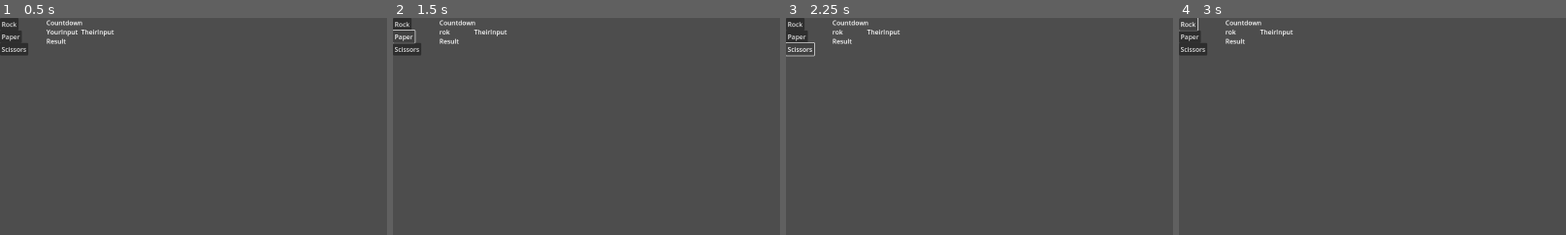
Above: before the commit, frames 1-4 (left to right).
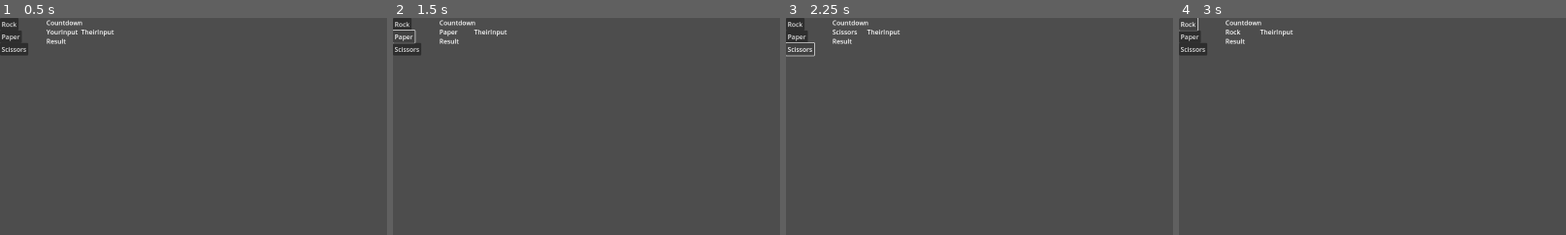
Above: after the commit, the same moments.

Repository: wfay42/corruption-clicker
Game: Godot game, scene res://rock_paper_scissors.tscn
Two runs of this game, one before a commit and one after it. Both use one fixed random seed, a clock stepped at 60 frames per second and the inputs below. The project has no main scene, so this scene is started directly.
Inputs:
- Up to frame 1 (0.5 s): no input
- Up to frame 2 (1.5 s): click "Rock" at 0.5 s; click "Paper" at 1.25 s
- Up to frame 3 (2.25 s): click "Scissors" at 2 s
- Up to frame 4 (3 s): click "Rock" at 2.75 s
The pictures show only the part of the screen within x 0-50%, y 0-50%; the shares and areas given below are measured in that part.

Frame 1 is identical in both runs. In frame 2, less than 0.1% of the frame differs, in the area x 12-17%, y 5-9%; in frame 3, less than 0.1%, in the area x 12-19%, y 5-8%; in frame 4, less than 0.1%.

Commit message:
Inverted relationship between signals in the buttons and labels, and now doubting if that's right

Diff:
--- a/gameplay/rps_button.gd
+++ b/gameplay/rps_button.gd
@@ -5,11 +5,11 @@
 
 func _ready() -> void:
 	## TODO: should flip this relationship around so YourInput is what says to connect to this signal
-	var yourInput: Node = get_parent().get_node("Countdown").get_node("YourInput")
-	rps_chosen.connect(yourInput._on_rps_button_rps_chosen)
+	# var yourInput: Node = get_parent().get_node("Countdown").get_node("YourInput")
+	# rps_chosen.connect(yourInput._on_rps_button_rps_chosen)
+	pass
 
 
 func _on_pressed() -> void:
-	# var rps_type = self.text
-	var rps_type = "rok"
-	emit_signal(RPS_CHOSEN_NAME, rps_type)
+	var rps_type: String = self.text
+	rps_chosen.emit(rps_type)
--- a/gameplay/rps_label.gd
+++ b/gameplay/rps_label.gd
@@ -1,15 +1,12 @@
-extends Label
-
+class_name RPSLabel extends Label
 
 # Called when the node enters the scene tree for the first time.
 func _ready() -> void:
-	# self.connect(RPSButton.RPS_CHOSEN_NAME, _on_rps_button_rps_chosen)
-	pass
 
-
-# Called every frame. 'delta' is the elapsed time since the previous frame.
-func _process(delta: float) -> void:
-	pass
+	# wire up all three of the Rock, Paper, and Scissors nodes to this
+	for nodename in ["Rock", "Paper", "Scissors"]:
+		var node = get_parent().get_parent().get_node(nodename)
+		node.rps_chosen.connect(_on_rps_button_rps_chosen)
 
 # Hook up to signal rps_chosen (RPS_CHOSEN_NAME) in rps_button.gd
 func _on_rps_button_rps_chosen(rps: String) -> void:
